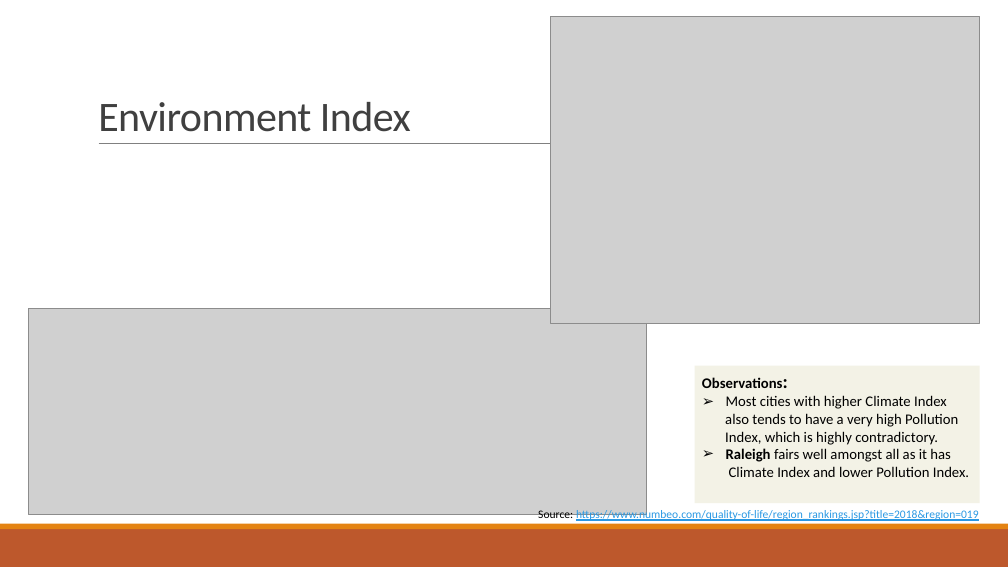
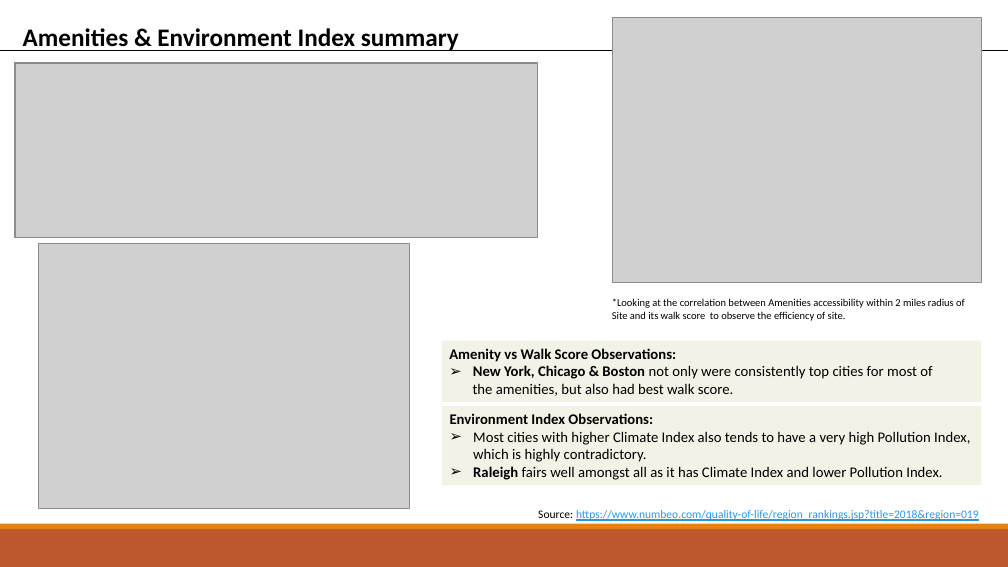
Before and after one commit to indranik/BC_Project1, a slide deck: slide 23 of Project1_Presentation.pptx (slide 24 before the commit). Drawn at 1008x567 pixels with LibreOffice and Linux fonts; fonts in the diff are those of the drawing; grey boxes stand for pictures. Boxes give left, top, right and bottom in pixels: in the first picture for what was removed or moved away, otherwise in the second. Text is boxed around its words. In the diff, an @@ line names an element or a change of style, - is before the commit and + after.

Commit message:
changed ppt

```diff
--- a/Project1_Presentation.pptx
+++ b/Project1_Presentation.pptx
@@ text added at box(23, 28, 459, 51), 24 pt, text #000000, bold @@
+Amenities & Environment Index summary
@@ picture added at box(613, 17, 982, 283) @@
@@ line added from (0, 51) to (1008, 51), #000000 1 pt @@
@@ picture: place and size @@
-picture at box(28, 309, 647, 515)
+picture at box(15, 63, 538, 237)
@@ picture added at box(15, 64, 538, 238) @@
@@ title removed at box(98, 102, 411, 132) @@
-Environment Index
@@ rectangle added at box(531, 133, 620, 144), fill #FFFFFF, outline #FFFFFF 1.25 pt @@
@@ picture: place and size @@
-picture at box(551, 17, 980, 324)
+picture at box(39, 243, 409, 509)
@@ text added at box(612, 298, 965, 321), 10 pt, text #000000 @@
+*Looking at the correlation between Amenities accessibility within 2 miles radius of
+Site and its walk score to observe the efficiency of site.
@@ rectangle added at box(442, 341, 981, 402), fill #F3F2E6, 14 pt, text #000000 @@
+Amenity vs Walk Score Observations:
+➢ New York, Chicago & Boston not only were consistently top cities for most of
+the amenities, but also had best walk score.
@@ rectangle "Environment Index Observations:": place and size @@
-rectangle "Environment Index Observations:" at box(695, 366, 980, 504)
+rectangle "Environment Index Observations:" at box(442, 406, 982, 485)
@@ text in rectangle at box(450, 413, 970, 480): text changed @@
-Observations:
-➢ Most cities with higher Climate Index
-also tends to have a very high Pollution
-Index, which is highly contradictory.
-➢ Raleigh fairs well amongst all as it has
-Climate Index and lower Pollution Index.
+Environment Index Observations:
+➢ Most cities with higher Climate Index also tends to have a very high Pollution Index, which is highly contradictory.
+➢ Raleigh fairs well amongst all as it has Climate Index and lower Pollution Index.
```
Also in this commit, not shown: 1 slide added, 2 slides removed, 1 other file.
